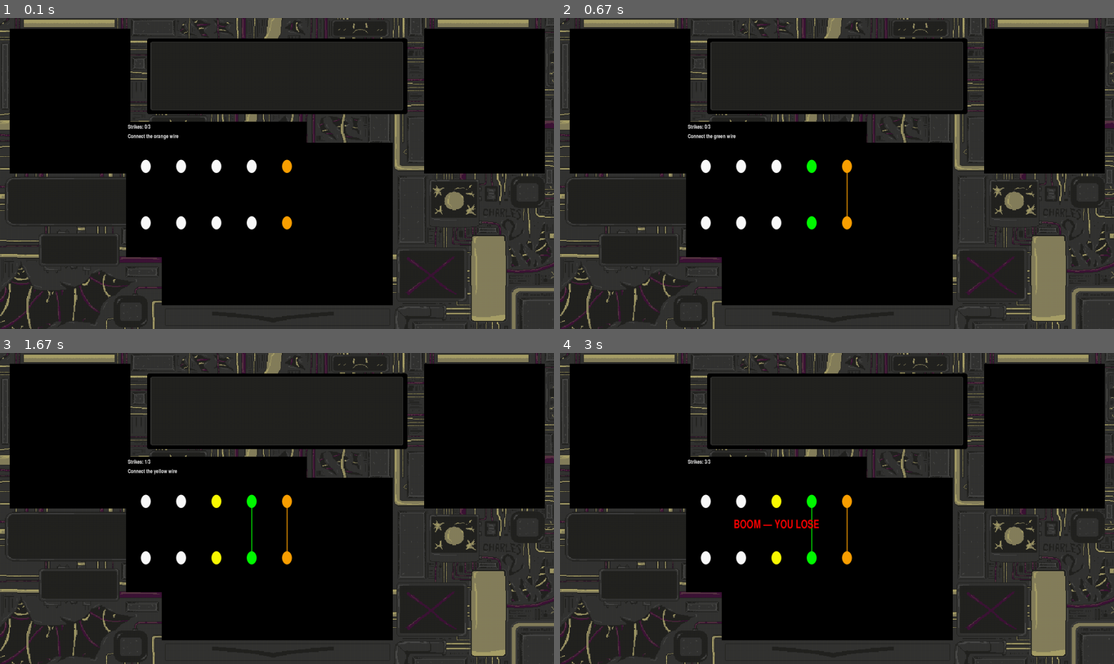
Above: before the commit, frames 1-4 (two rows, left to right).
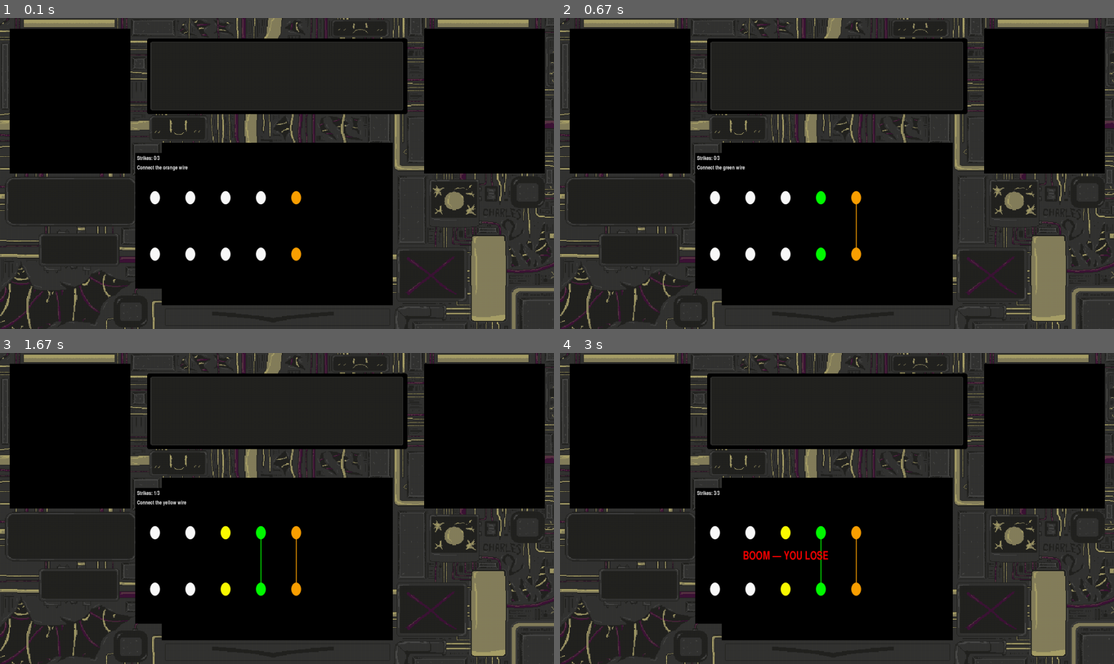
Above: after the commit, the same moments.

Repository: charles-kahlenberg/Bomb-defusal
Game: pygame game, started from Wires GUI.py
The game is run twice, just before and just after one commit, with the same random seed, the same clock (stepped at 60 frames per second) and the same inputs.
Inputs:
- Up to frame 1 (0.1 s): no input
- Up to frame 2 (0.67 s): tap 5 at 0.33 s
- Up to frame 3 (1.67 s): tap 1 at 0.67 s; tap 4 at 1.5 s
- Up to frame 4 (3 s): tap 1 at 1.83 s; tap 5 at 2.17 s

The runs differ from the first frame. In frame 1, 4.7% of the frame differs, in the area x 22-56%, y 33-87%; in frame 2, 4.8%; in frame 3, 4.9%; in frame 4, 5.3%.

Commit message:
added easier scalability

Diff:
--- a/Safe Game.py
+++ b/Safe Game.py
@@ -139,6 +139,11 @@
 WIDTH = 1024
 HEIGHT = 576
 
+MINIGAME_WINDOW_X = 233
+MINIGAME_WINDOW_Y = 192
+MINIGAME_WINDOW_W = 334
+MINIGAME_WINDOW_H = 251
+
 # everything below is imported from https://www.geeksforgeeks.org/python/pygame-creating-sprites/ and modified to fit my game, I will be using sprites for the buttons that the user will press to play the melodies
 
 # make Sprites
@@ -215,9 +220,14 @@
     game_surface = pygame.Surface((WIDTH, HEIGHT), pygame.SRCALPHA)
     screen = game_surface
 
-    intro_bg = pygame.image.load("base.png").convert()
+    intro_bg = pygame.image.load("img_keys//base.png").convert()
     intro_bg = pygame.transform.scale(intro_bg, main_screen.get_size())
-    minigame_rect = pygame.Rect(233, 192, 334, 251)
+    minigame_rect = pygame.Rect(
+    MINIGAME_WINDOW_X,
+    MINIGAME_WINDOW_Y,
+    MINIGAME_WINDOW_W,
+    MINIGAME_WINDOW_H
+)
 
     def show_frame():
         main_screen.blit(intro_bg, (0, 0))
--- a/Wires GUI.py
+++ b/Wires GUI.py
@@ -28,6 +28,11 @@
 from pygame import *
 from pygame.sprite import *
 import sys
+
+MINIGAME_WINDOW_X = 250
+MINIGAME_WINDOW_Y = 250
+MINIGAME_WINDOW_W = 334
+MINIGAME_WINDOW_H = 251
 
 try:
     from bomb_configs import RPi, component_wires
@@ -370,7 +375,12 @@
 
     intro_bg = pygame.image.load("base.png").convert()
     intro_bg = pygame.transform.scale(intro_bg, main_screen.get_size())
-    minigame_rect = pygame.Rect(233, 192, 334, 251)
+    minigame_rect = pygame.Rect(
+        MINIGAME_WINDOW_X,
+        MINIGAME_WINDOW_Y,
+        MINIGAME_WINDOW_W,
+        MINIGAME_WINDOW_H
+    )
 
     def show_frame():
         main_screen.blit(intro_bg, (0, 0))
